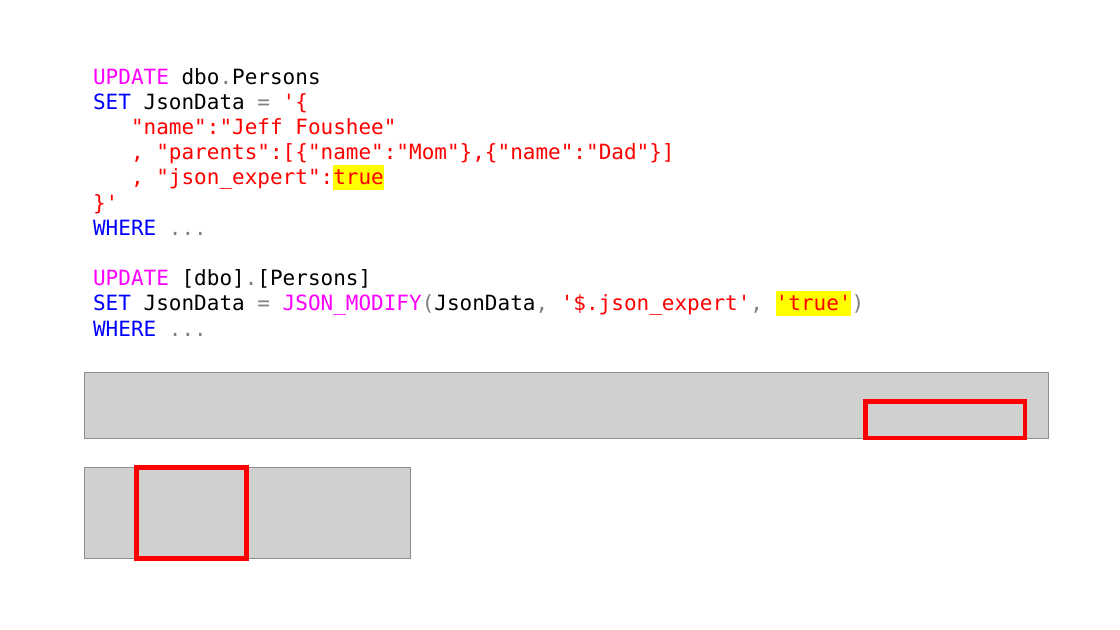
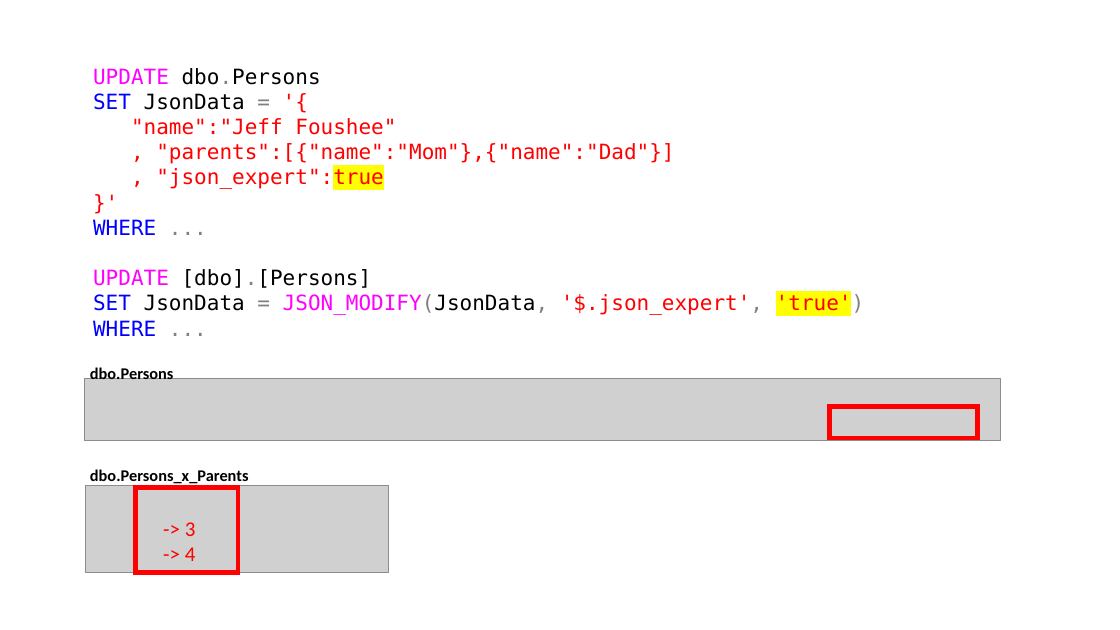
Before and after one commit to jbfoushee/MyPresentations, a slide deck: slide 87 of TSQL_JSON_Operators/TSQL_JSON_Operators.pptx. Drawn at 1120x630 pixels with LibreOffice and Linux fonts; fonts in the diff are those of the drawing; grey boxes stand for pictures. Boxes give left, top, right and bottom in pixels: in the first picture for what was removed or moved away, otherwise in the second. Text is boxed around its words. In the diff, an @@ line names an element or a change of style, - is before the commit and + after.

```diff
--- a/TSQL_JSON_Operators/TSQL_JSON_Operators.pptx
+++ b/TSQL_JSON_Operators/TSQL_JSON_Operators.pptx
@@ picture: place and size @@
-picture at [85,373,1049,439]
+picture at [85,379,1001,441]
@@ text added at [90,366,174,379], 14 pt, text #000000, bold @@
+dbo.Persons
@@ rectangle: place and size @@
-rectangle at [865,402,1025,438]
+rectangle at [829,407,977,438]
@@ text added at [90,469,249,486], 14 pt, text #000000, bold @@
+dbo.Persons_x_Parents
@@ picture: place and size @@
-picture at [85,467,411,559]
+picture at [86,486,388,572]
@@ rectangle: place and size @@
-rectangle at [137,467,247,559]
+rectangle at [135,487,238,572]
@@ text added at [185,522,196,561], 18 pt, text #FF0000 @@
+-> 3
+-> 4
```
Also in this commit, not shown: 13 other slides changed, 3 slides added, 9 other files.
